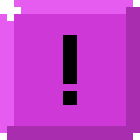
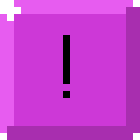
Layers edited between the first and the second w=140, h=140 image:
painted on "Background" over [63, 35, 77, 105]
